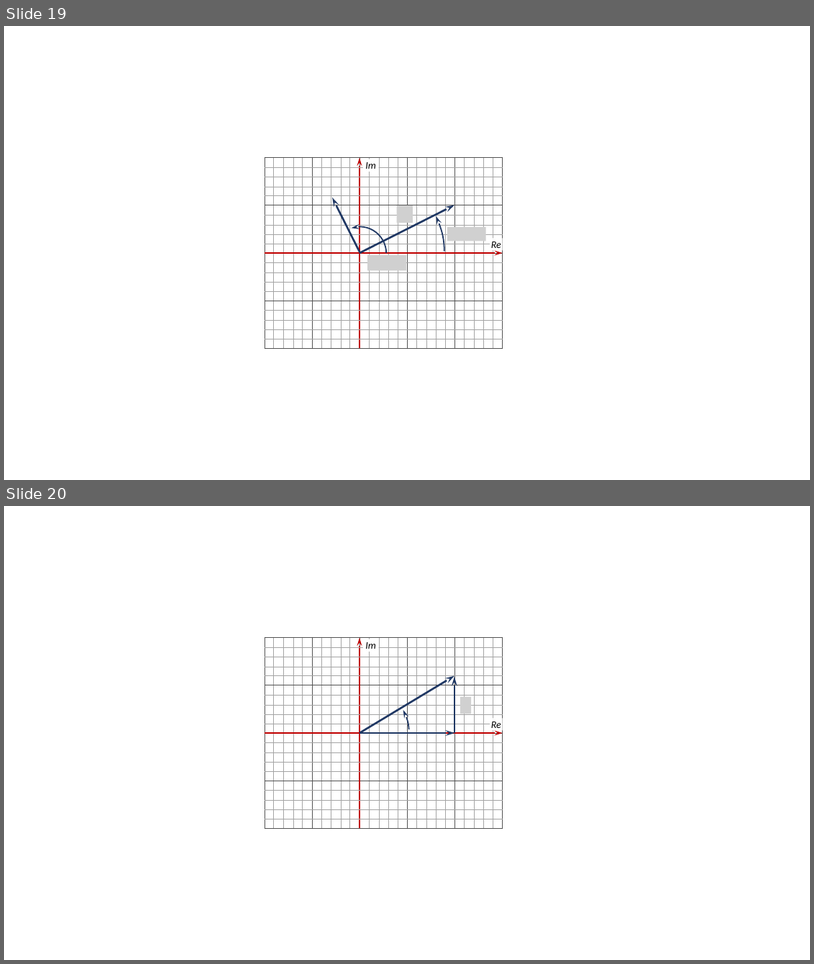
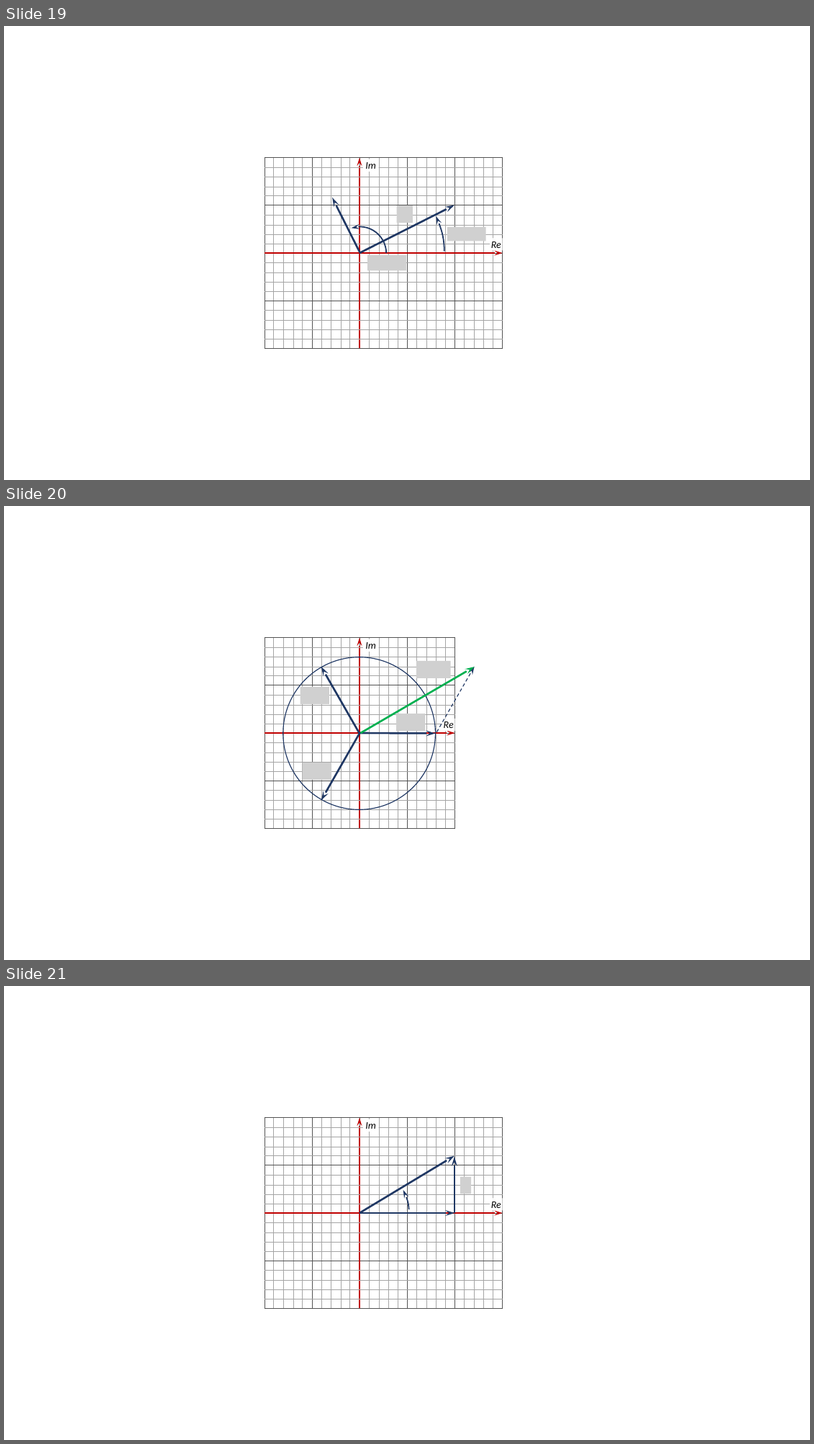
Before and after one commit to xpessoles/PT_GenieElectrique, a slide deck: 04_SourceSinusoidale/04_SourceSinusoidale.pptx. Shown one above the other, each under a label of ours: slides 19 and 20 before the commit, slides 19, 20 and 21 after it. The pictures are 814x964 and 814x1444 pixels, drawn with LibreOffice and Linux fonts; fonts in the diff are those of the drawing; grey boxes stand for pictures; background and template pictures are left out. Boxes give left, top, right and bottom in pixels: in the first picture for what was removed or moved away, otherwise in the second. Text is boxed around its words. In the diff, an @@ line names an element or a change of style, - is before the commit and + after.

```diff
--- a/04_SourceSinusoidale/04_SourceSinusoidale.pptx
+++ b/04_SourceSinusoidale/04_SourceSinusoidale.pptx
@@ slide 20 added at (4,506,810,960), background #FFFFFF @@
@@ rectangle added at (265,638,455,829), outline #525252 0.5 pt @@
@@ group added at (274,638,302,828): 4 lines @@
@@ line added from (313, 638) to (313, 828), #525252 0.5 pt @@
@@ group added at (322,638,350,828): 4 lines @@
@@ line added from (360, 638) to (360, 828), #525252 0.5 pt @@
@@ arrow added from (360, 828) to (360, 638), #C00000 1 pt @@
@@ text added at (365,642,376,652), 12 pt, text #000000, italic @@
+Im
@@ group added at (369,638,398,828): 4 lines @@
@@ line added from (407, 638) to (407, 828), #525252 0.5 pt @@
@@ group added at (417,638,445,828): 4 lines @@
@@ group added at (265,647,455,676): 4 lines @@
@@ ellipse added at (283,657,436,810), outline #203864 1 pt @@
@@ arrow added from (360, 733) to (322, 667), #203864 2.25 pt @@
@@ arrow added from (361, 733) to (475, 667), #00B050 2.25 pt @@
@@ picture added at (417,661,451,678) @@
@@ arrow added from (437, 733) to (475, 667), #203864 1 pt dashed @@
@@ line added from (265, 685) to (455, 685), #525252 0.5 pt @@
@@ picture added at (301,687,329,705) @@
@@ picture added at (396,713,426,731) @@
@@ rectangle added at (442,718,455,731), fill #FFFFFF, 12 pt, text #000000, italic @@
+Re
@@ line added from (265, 733) to (455, 733), #525252 0.5 pt @@
@@ arrow added from (265, 733) to (455, 733), #C00000 1 pt @@
@@ group added at (265,695,455,723): 4 lines @@
@@ arrow added from (360, 733) to (322, 800), #203864 2.25 pt @@
@@ arrow added from (360, 733) to (436, 734), #203864 2.25 pt @@
@@ picture added at (303,762,332,780) @@
@@ line added from (265, 780) to (455, 780), #525252 0.5 pt @@
@@ group added at (265,743,455,771): 4 lines @@
@@ group added at (265,790,455,818): 4 lines @@
@@ what was slide 20 is now slide 21 @@
```
Also in this commit, not shown: 7 other files.
